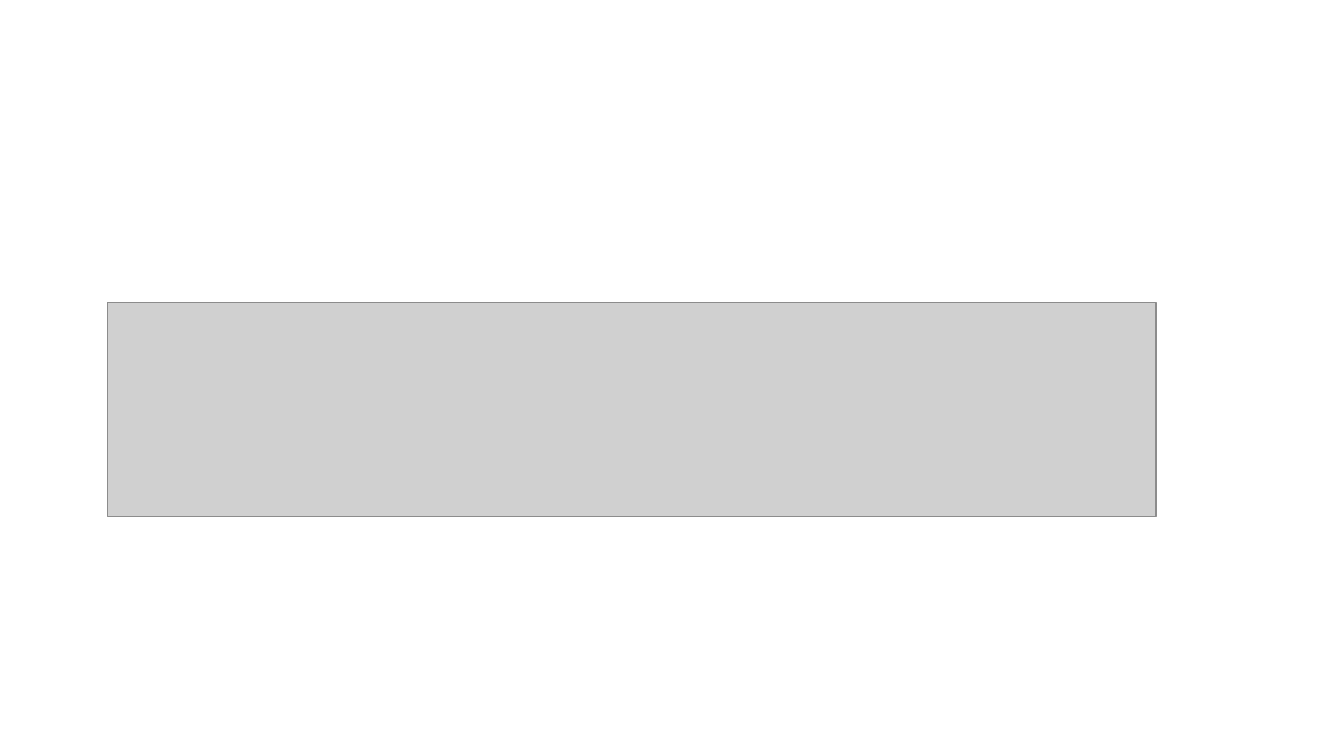
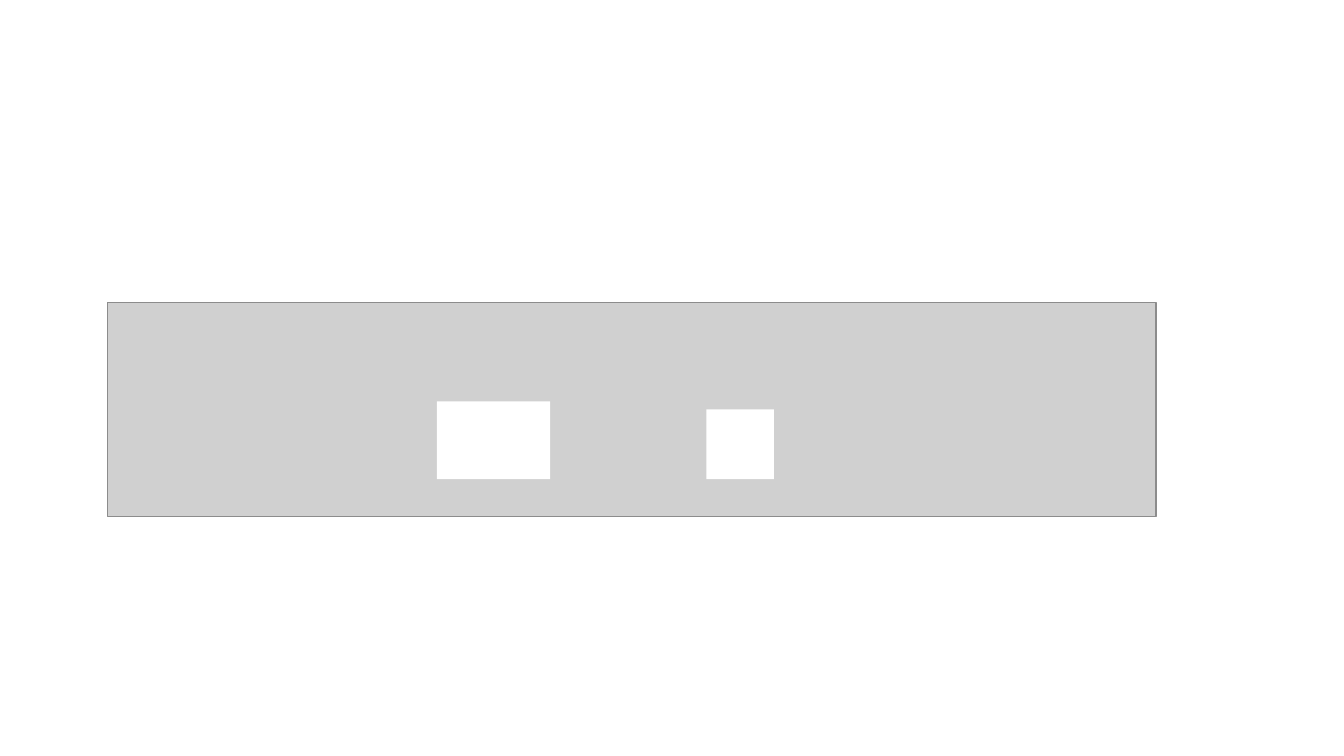
Before and after one commit to youjieyu888/circular-waveguide, a slide deck: slide 9 of 3-level.pptx. Drawn at 1344x756 pixels with LibreOffice and Linux fonts; fonts in the diff are those of the drawing; grey boxes stand for pictures. Boxes give left, top, right and bottom in pixels: in the first picture for what was removed or moved away, otherwise in the second. Text is boxed around its words. In the diff, an @@ line names an element or a change of style, - is before the commit and + after.

```diff
--- a/3-level.pptx
+++ b/3-level.pptx
@@ rectangle added at (437,401,549,479), fill #FFFFFF @@
@@ rectangle added at (707,409,774,479), fill #FFFFFF @@
```
Also in this commit, not shown: 3 other slides changed, 11 other files.
